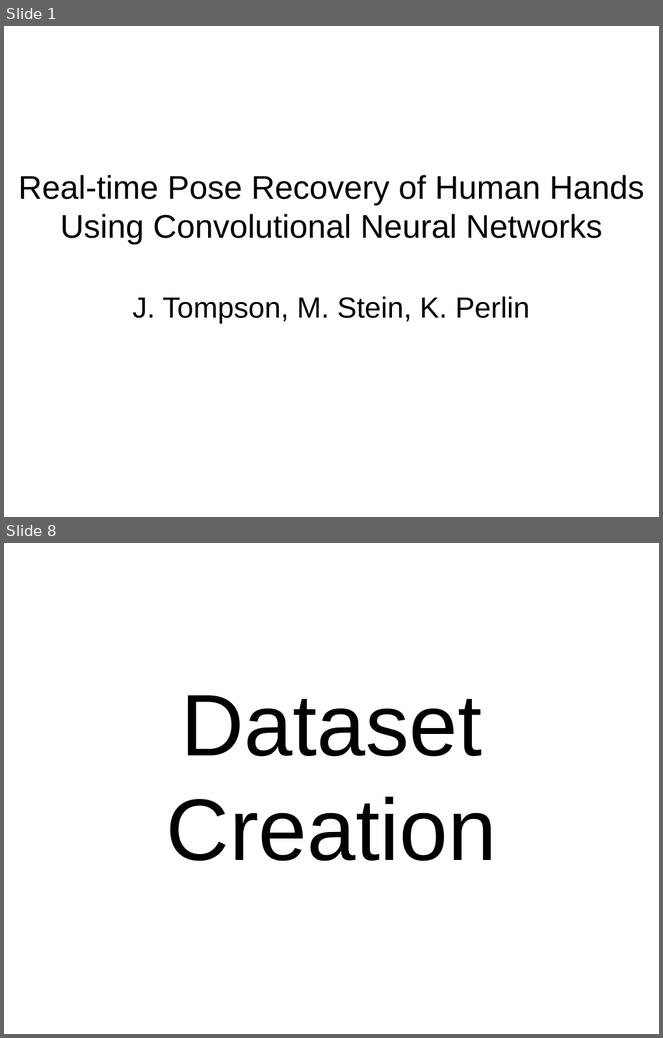
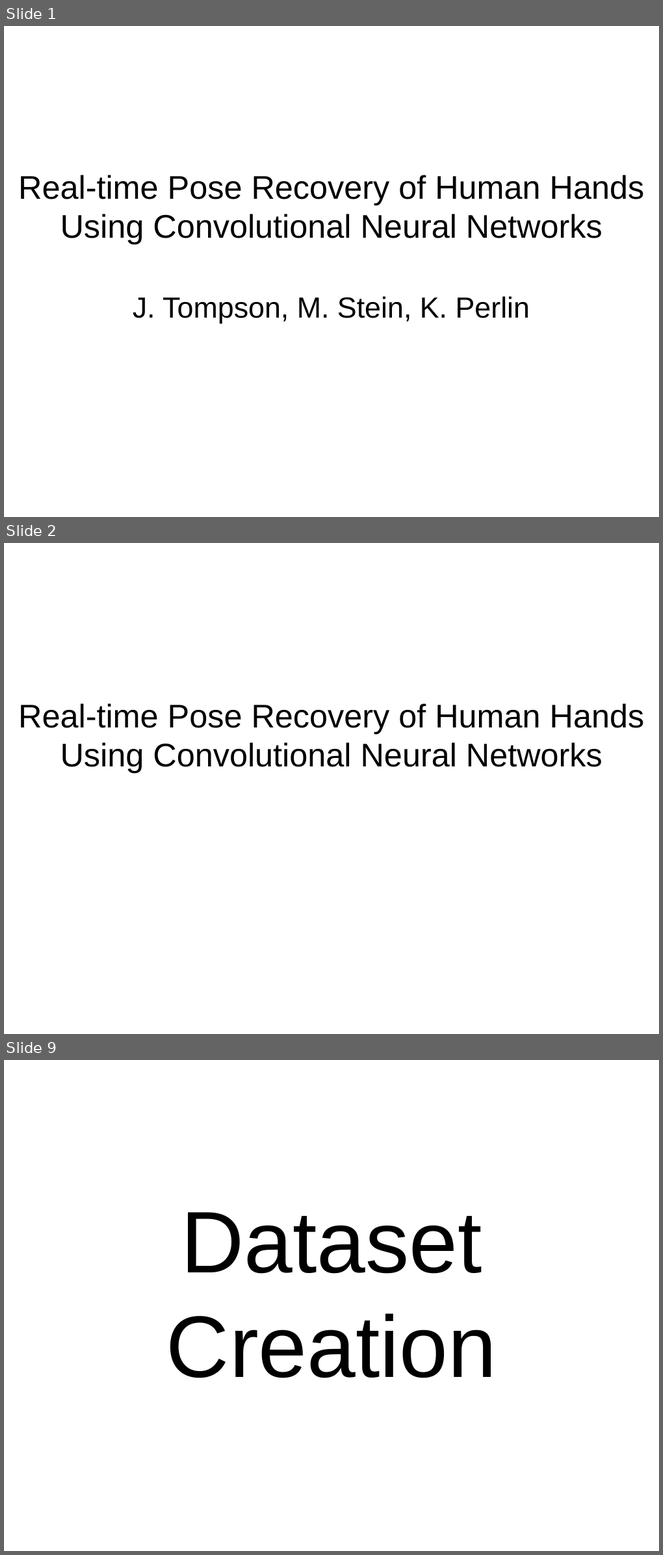
Before and after one commit to jonathantompson/KinectHands, a slide deck: TOG_Paper/video_stuff/movie_slides_4_3.pptx. Shown one above the other, each under a label of ours: slides 1 and 8 before the commit, slides 1, 2 and 9 after it; the slides between them are not shown. The pictures are 663x1038 and 663x1555 pixels, drawn with LibreOffice and Linux fonts; fonts in the diff are those of the drawing. Boxes give left, top, right and bottom in pixels: in the first picture for what was removed or moved away, otherwise in the second. Text is boxed around its words. In the diff, an @@ line names an element or a change of style, - is before the commit and + after.

Commit message:
added final movie slides using Mac OS X baskervile font.

```diff
--- a/TOG_Paper/video_stuff/movie_slides_4_3.pptx
+++ b/TOG_Paper/video_stuff/movie_slides_4_3.pptx
@@ slide 2 added at [4,543,659,1034], background #FFFFFF @@
@@ text added at [18,704,645,773], 36 pt, text #000000 @@
+Real-time Pose Recovery of Human Hands Using Convolutional Neural Networks
@@ what was slide 8 is now slide 9 @@
```
Also in this commit, not shown: 6 slides changed, 17 other files.
